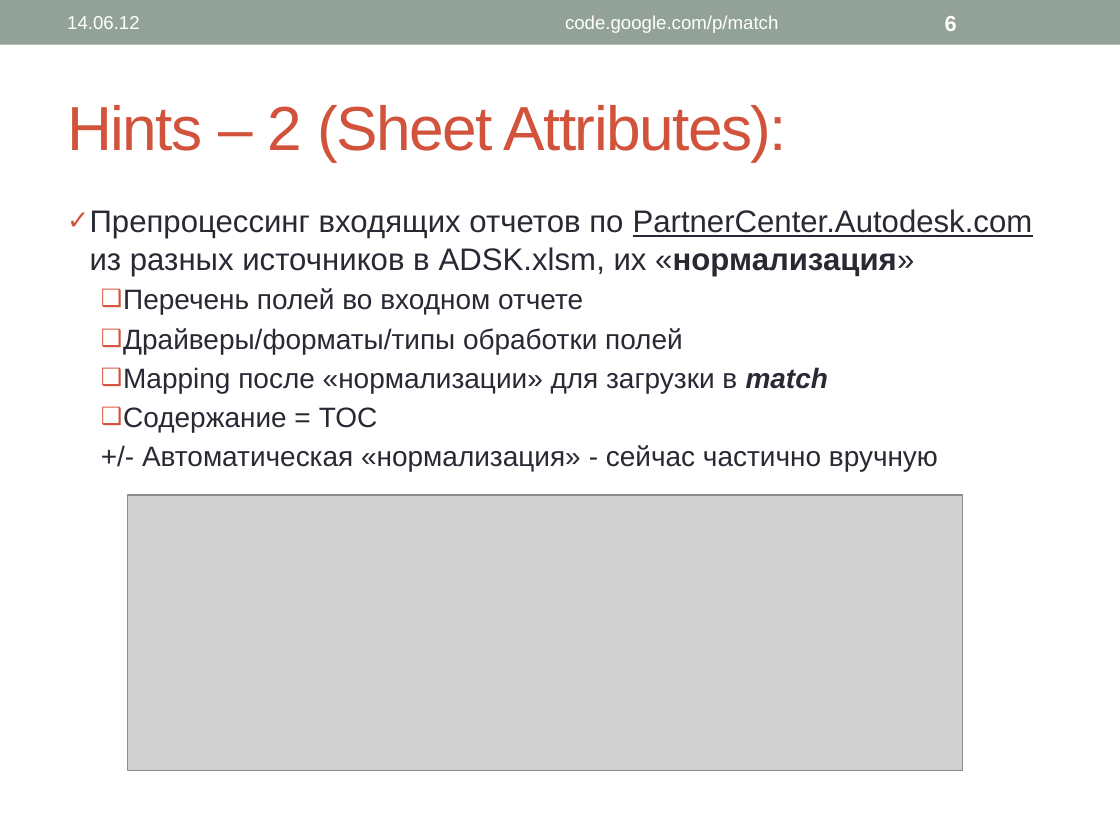
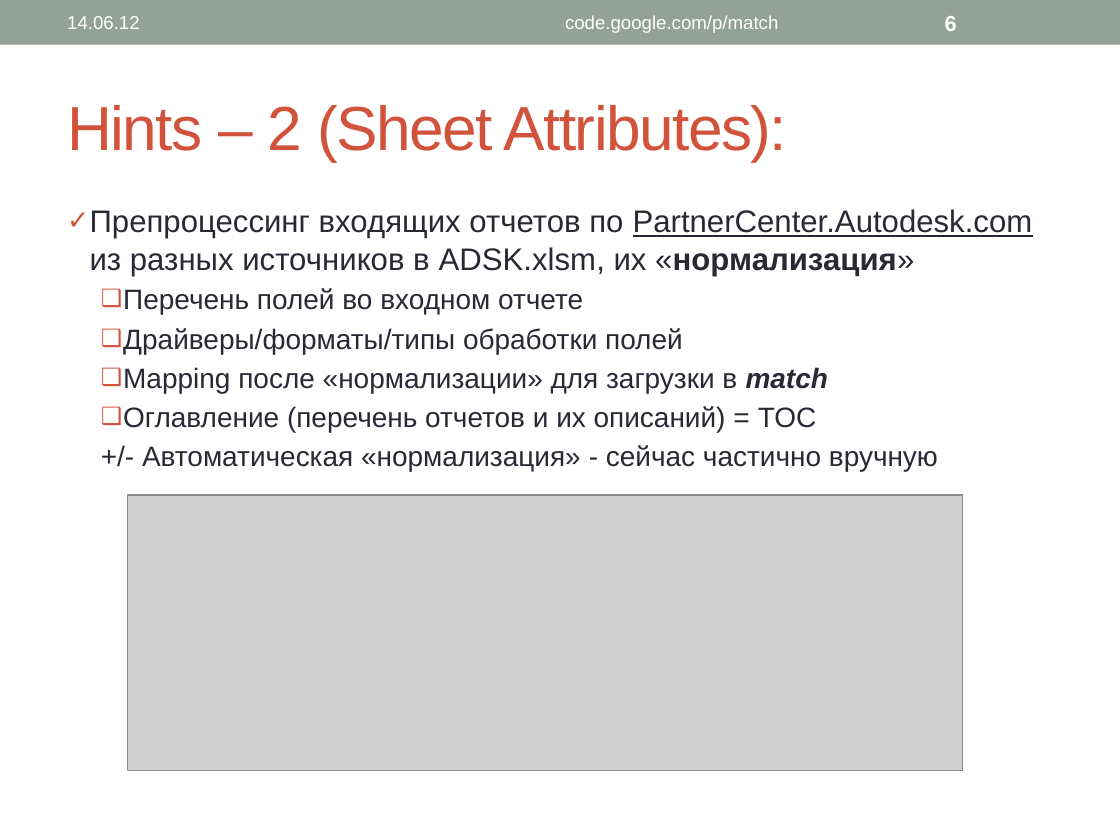
Before and after one commit to PavelKhrapkin/match, a slide deck: slide 6 of wiki/match.pptx. Drawn at 1120x840 pixels with LibreOffice and Linux fonts; fonts in the diff are those of the drawing; grey boxes stand for pictures. Boxes give left, top, right and bottom in pixels: in the first picture for what was removed or moved away, otherwise in the second. Text is boxed around its words. In the diff, an @@ line names an element or a change of style, - is before the commit and + after.

```diff
--- a/wiki/match.pptx
+++ b/wiki/match.pptx
@@ text at (123,406,817,432): text changed @@
-  ❑ Содержание = TOC
+  ❑ Оглавление (перечень отчетов и их описаний) = TOC
```
Also in this commit, not shown: 4 other slides changed.
